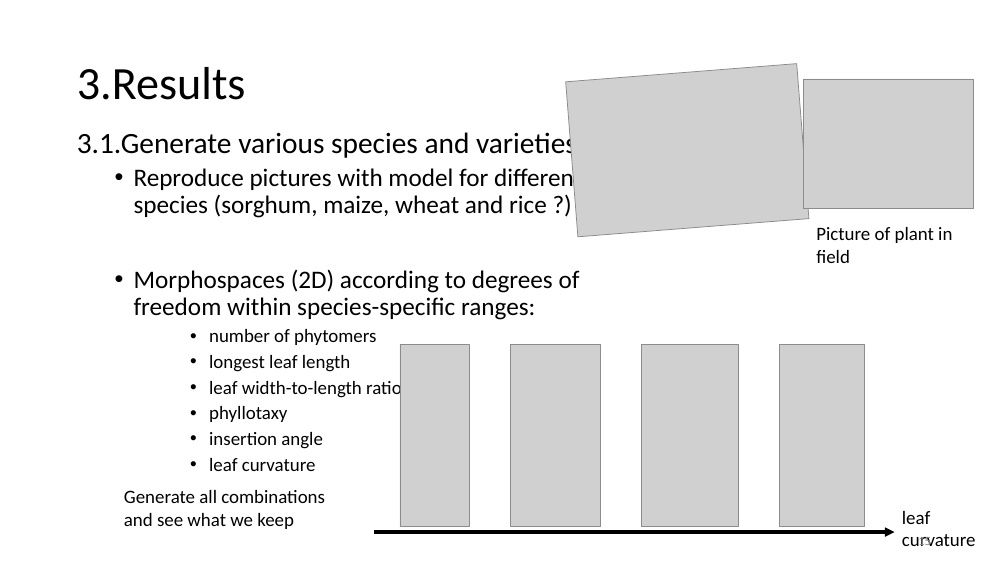
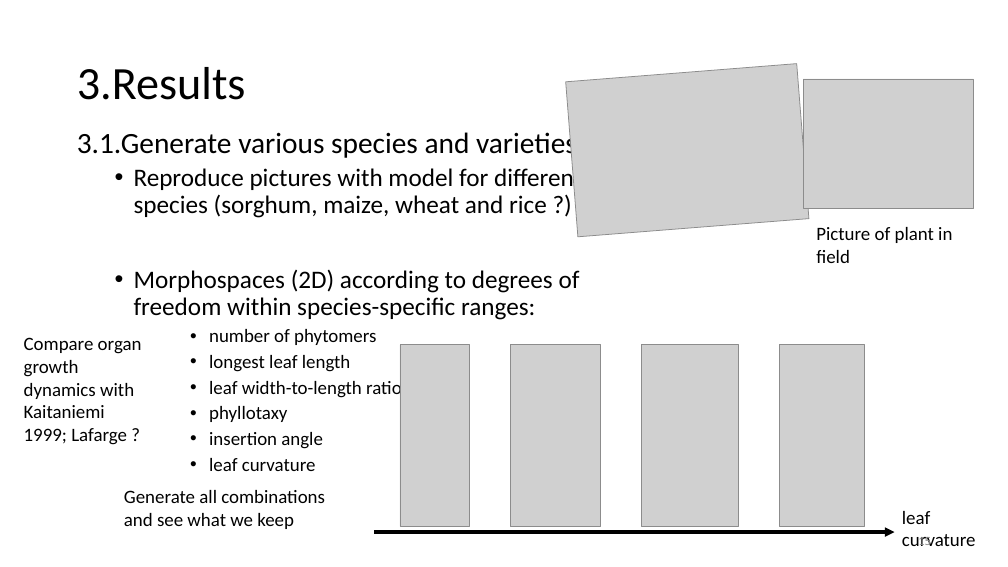
Before and after one commit to orianebro/PhD_Oriane, a slide deck: slide 15 of resources/ppt_first_paper.pptx. Drawn at 1008x567 pixels with LibreOffice and Linux fonts; fonts in the diff are those of the drawing; grey boxes stand for pictures. Boxes give left, top, right and bottom in pixels: in the first picture for what was removed or moved away, otherwise in the second. Text is boxed around its words. In the diff, an @@ line names an element or a change of style, - is before the commit and + after.

```diff
--- a/resources/ppt_first_paper.pptx
+++ b/resources/ppt_first_paper.pptx
@@ text added at box(24, 337, 142, 445), 18 pt, text #000000 @@
+Compare organ growth dynamics with Kaitaniemi 1999; Lafarge ?
```
Also in this commit, not shown: 22 other files.
